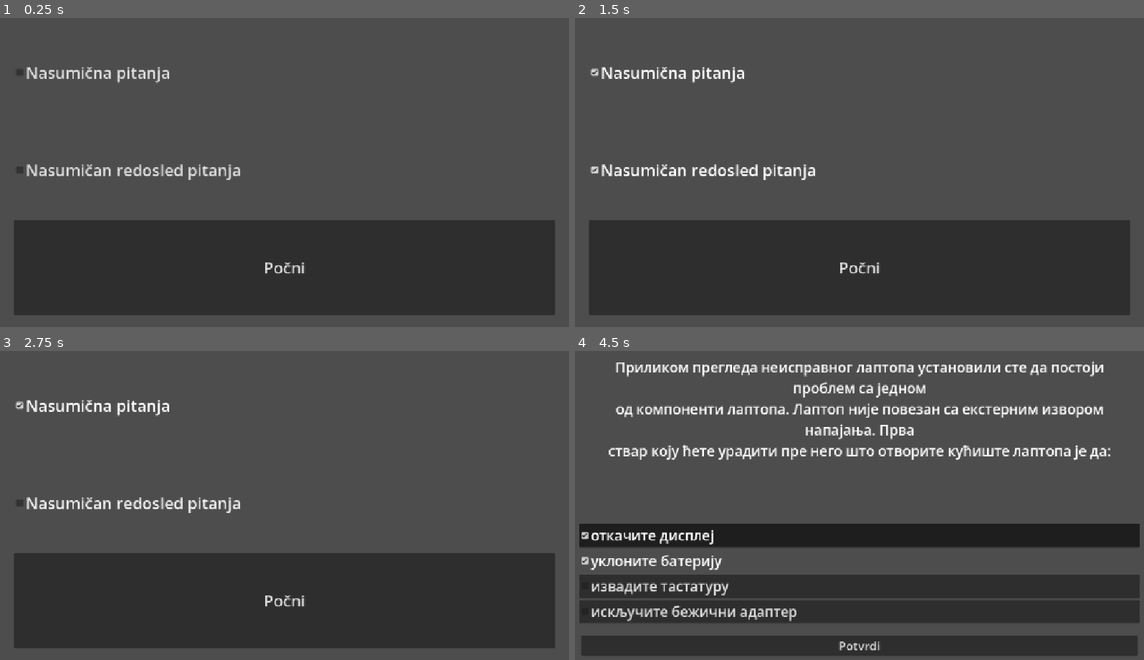
Above: before the commit, frames 1-4 (two rows, left to right).
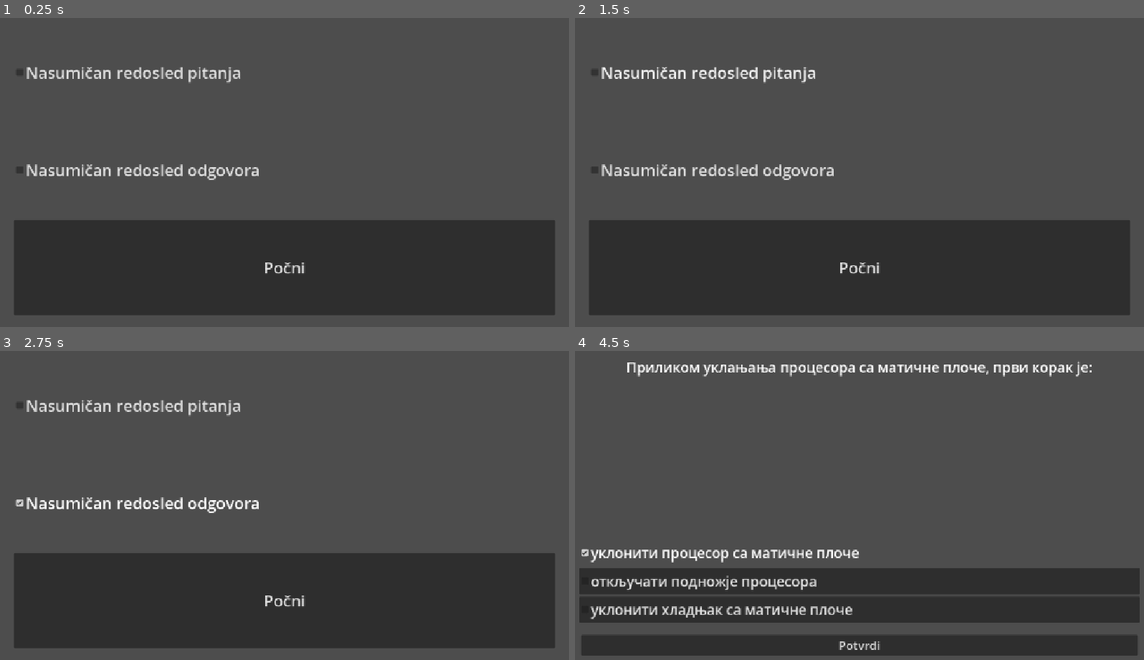
Above: after the commit, the same moments.

Repository: relja-stojanovic/matura
Game: Godot game, scene res://main_menu/main_menu.tscn
Same seed, same stepped clock (60 frames per second), same inputs: the game is played once before the commit and once after it.
Inputs (mouse positions are in pixels of both pictures, inside the frame that each line leads up to):
- Up to frame 1 (0.25 s): no input
- Up to frame 2 (1.5 s): click "Nasumična pitanja" (after the commit: "Nasumičan redosled pitanja") at 0.5 s; click "Nasumičan redosled pitanja" at 1.25 s
- Up to frame 3 (2.75 s): click "Nasumičan redosled pitanja" (after the commit: "Nasumičan redosled odgovora") at 2 s
- Up to frame 4 (4.5 s): click "Počni" at 2.75 s; click (859, 536) at 3.5 s, where only the run before the commit has a clickable "откачите дисплеј"; click "уклоните батерију" (after the commit: "уклонити процесор са матичне …") at 4.25 s

The runs differ from the first frame. In frame 1, 0.8% of the frame differs, in the area x 16-46%, y 15-53%; in frame 2, 1.1%; in frame 3, 1.0%; in frame 4, 19%, in the area x 0-100%, y 3-97%.

Commit message:
Update main_menu.tscn

Diff:
--- a/main_menu/main_menu.tscn
+++ b/main_menu/main_menu.tscn
@@ -31,14 +31,14 @@
 layout_mode = 2
 size_flags_vertical = 3
 theme_override_font_sizes/font_size = 32
-text = "Nasumična pitanja"
+text = "Nasumičan redosled pitanja"
 
 [node name="RandomAwnser" type="CheckBox" parent="MarginContainer/VBoxContainer" unique_id=109128716]
 unique_name_in_owner = true
 layout_mode = 2
 size_flags_vertical = 3
 theme_override_font_sizes/font_size = 32
-text = "Nasumičan redosled pitanja"
+text = "Nasumičan redosled odgovora"
 
 [node name="Button" type="Button" parent="MarginContainer/VBoxContainer" unique_id=972443294]
 layout_mode = 2
